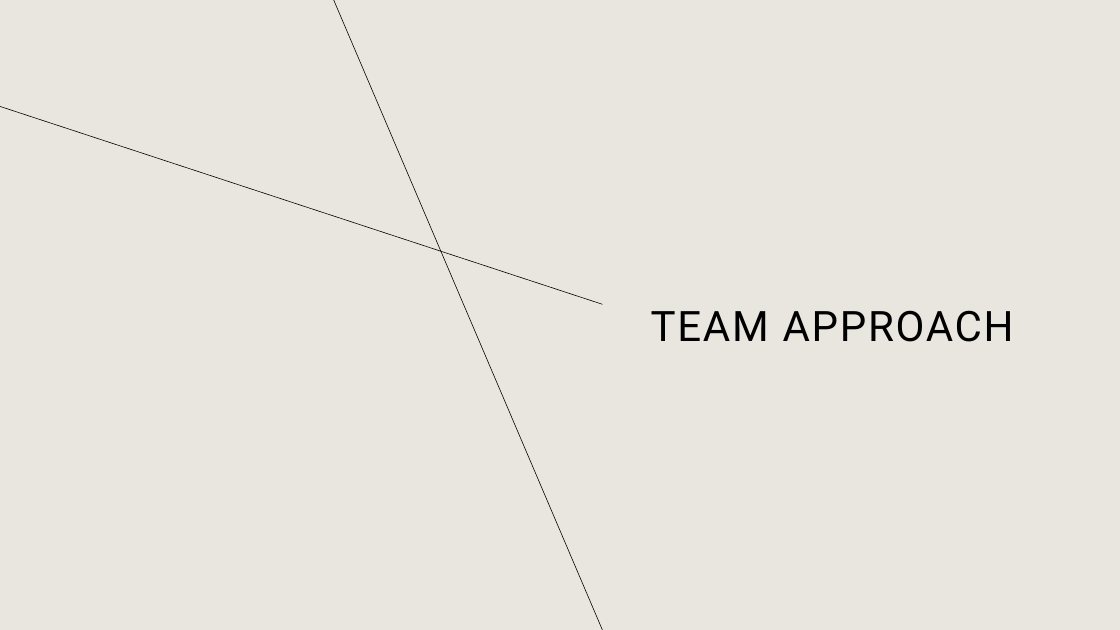
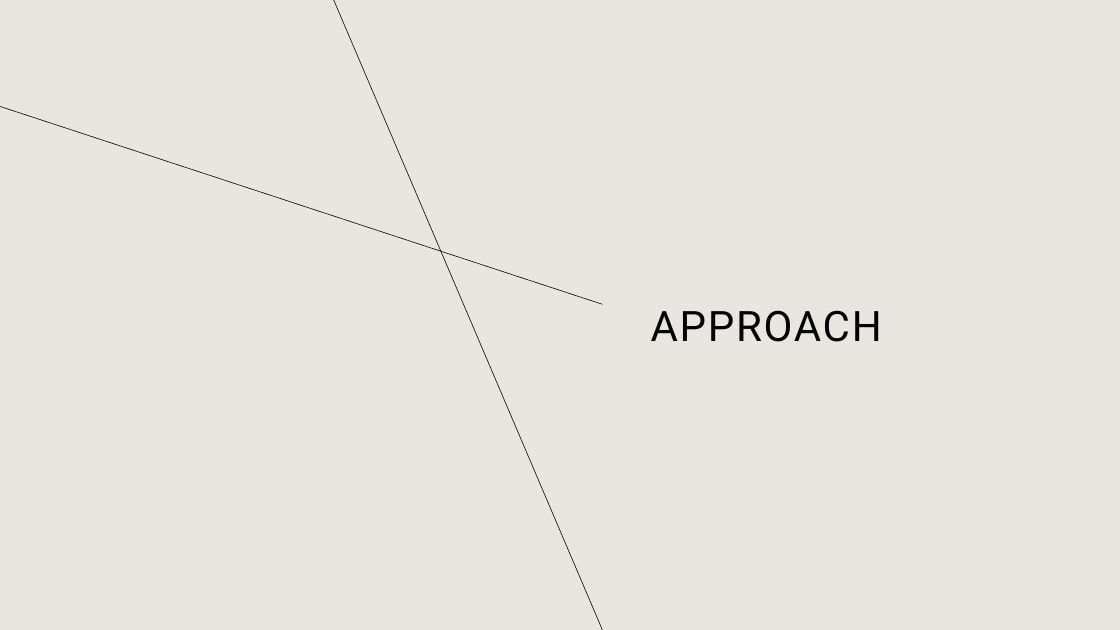
Before and after one commit to LaserLon/EDA, a slide deck: slide 5 of Chelsey/Group_1_EDA_Presentation.pptx. Drawn at 1120x630 pixels with LibreOffice and Linux fonts; fonts in the diff are those of the drawing. Boxes give left, top, right and bottom in pixels: in the first picture for what was removed or moved away, otherwise in the second. Text is boxed around its words. In the diff, an @@ line names an element or a change of style, - is before the commit and + after.

```diff
--- a/Chelsey/Group_1_EDA_Presentation.pptx
+++ b/Chelsey/Group_1_EDA_Presentation.pptx
@@ title at (651,310,882,342): text changed @@
-TEAM APPROACH
+APPROACH
```
Also in this commit, not shown: 10 other slides changed, 3 slides added, 1 slide removed.
